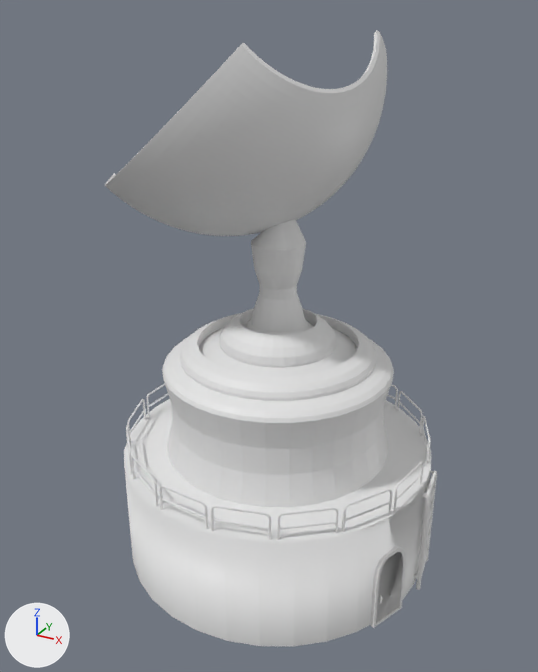
A saved change to the FBX model Assets/map/satelita.fbx.
Before and after are seen from a 50 mm camera at (15.9, -29.9, 22.0) aimed at (-0.2, -0.5, 7.3). The axes (+X, +Y, +Z) are drawn at lower left. The lights are the same throughout. Where no turn or scale is listed for an object, it has been applied to the vertices. Vertices at the same position are counted once.
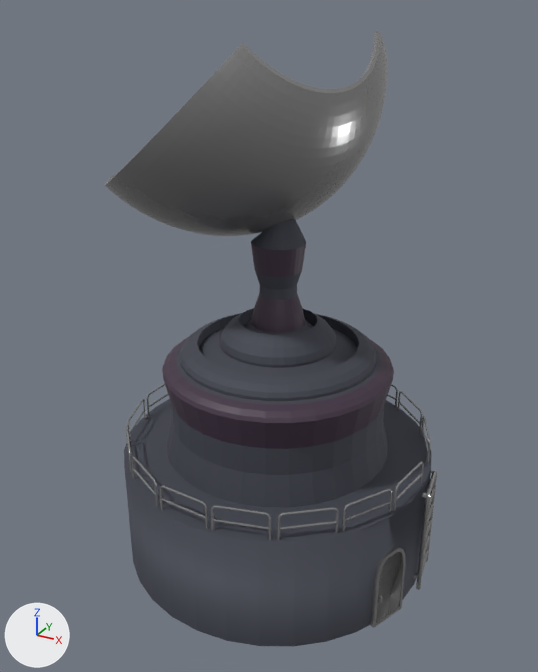
The edits, one by one:
Material 'Material.008' (mat_material_008) is new.
Its base color is (0.0579, 0.0345, 0.0612) (dark purple #443446).
Its metallic is 0.0909.
Its roughness is 0.533.
Material 'metal' (mat_metal) is new.
Its base color is (0.346, 0.346, 0.346) (grey #9f9f9f).
Its metallic is 0.687.
Its roughness is 0.26.
Material 'Material.003' (mat_material_003) is new.
Its base color is (0.0892, 0.0948, 0.121) (dark grey #545762).
Its metallic is 0.571.
Its roughness is 0.758.
me_cylinder_021 has 6704 vertices, 6380 faces and spans x -8.2..8.3, y -8.0..8.0, z -3.1..23.1.
me_cylinder_021 is used by ob_cylinder; location (0.0, 0.0, -2.03).
me_cylinder_021 part 1: 3108 of the faces centred in x -7.8..8.3, y -7.8..7.7, z -3.1..4.4 switch from no material to mat_metal (grey #9f9f9f).
me_cylinder_021 part 2: 2310 of the faces centred in x -8.1..3.7, y -6.4..7.5, z 14.0..23.1 switch from no material to mat_metal (grey #9f9f9f).
me_cylinder_021 part 3: 737 of the faces centred in x -7.9..7.9, y -7.9..7.9, z 0.0..14.8 switch from no material to mat_material_003 (dark grey #545762).
me_cylinder_021 part 4: 224 of the faces centred in x -5.7..5.7, y -5.7..5.7, z 6.8..13.3 switch from no material to mat_material_008 (dark purple #443446).

Location of each change, [x1, y1, x2, y2] in pixels of the pictures (538 x 672 px):
part 1 of me_cylinder_021, recoloured
    both: [126, 383, 437, 628]
part 2 of me_cylinder_021, recoloured
    both: [105, 31, 387, 236]
part 3 of me_cylinder_021, recoloured (white to grey)
    both: [124, 219, 431, 646]
part 4 of me_cylinder_021, recoloured
    both: [162, 244, 394, 449]
